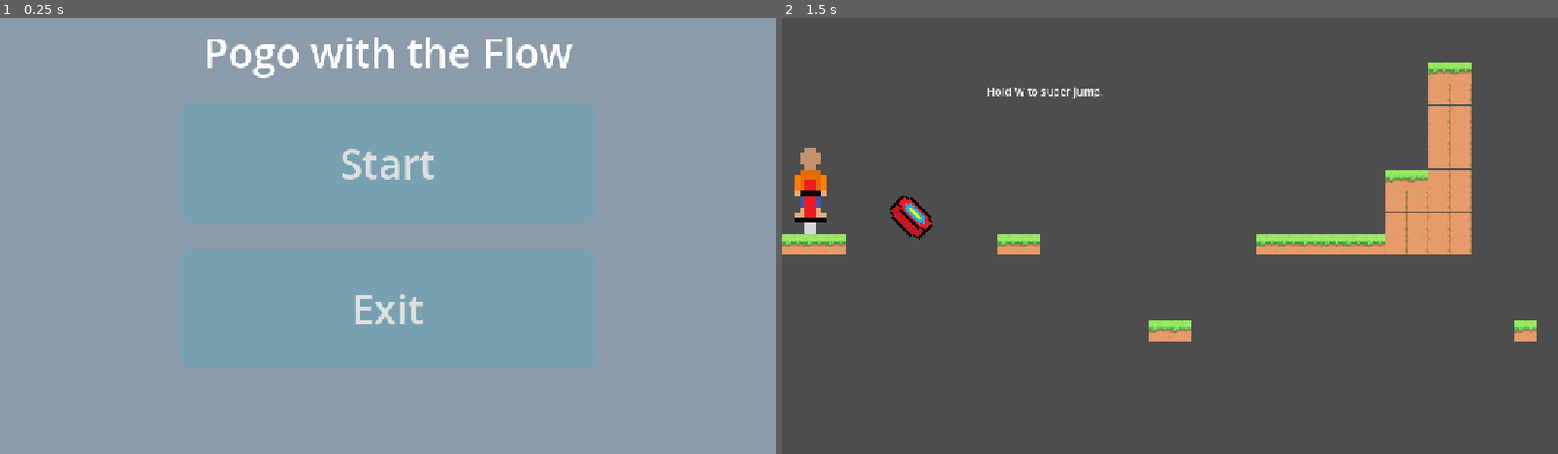
Above: before the commit, frames 1-2 (left to right).
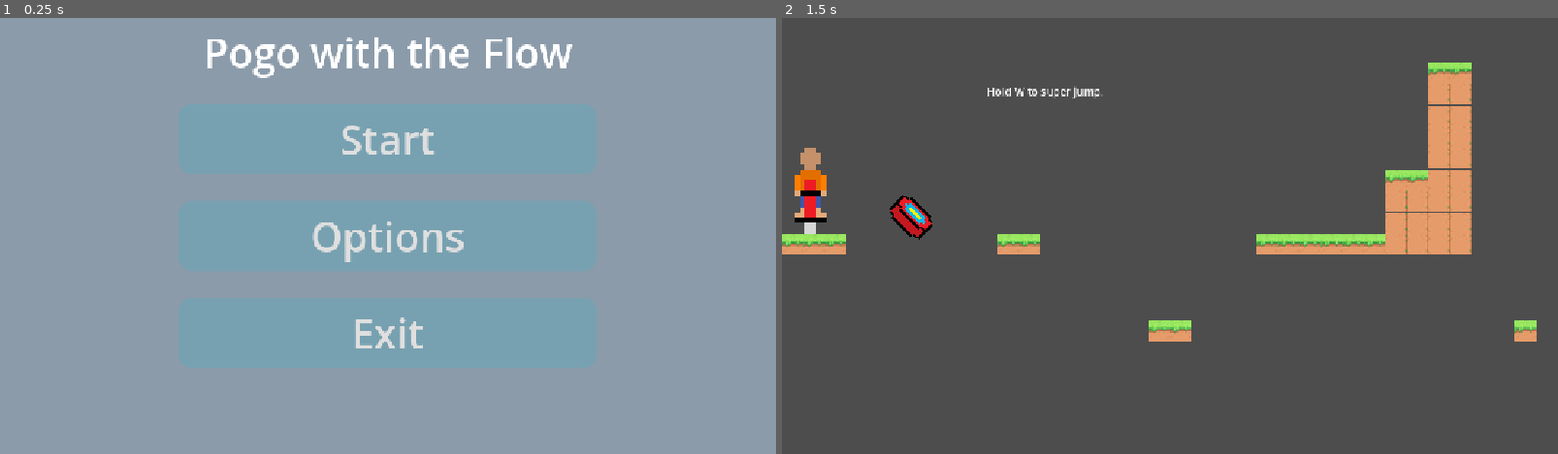
Above: after the commit, the same moments.

Repository: ScarletAkuma/game
Game: Godot game, scene res://Main menu.tscn
The game is run twice, just before and just after one commit, with the same random seed, the same clock (stepped at 60 frames per second) and the same inputs. This scene is started directly instead of the project's main scene.
Inputs (mouse positions are in pixels of both pictures, inside the frame that each line leads up to):
- Up to frame 1 (0.25 s): no input
- Up to frame 2 (1.5 s): click (1170, 236) at 0.5 s, where only the run after the commit has a clickable "Options"; click "Start" at 1.25 s

The runs differ from the first frame. In frame 1, 1.6% of the frame differs, in the area x 40-60%, y 24-76%; in frame 2, nothing differs.

Commit message:
menus

Diff:
--- a/Main menu.tscn
+++ b/Main menu.tscn
@@ -62,6 +62,23 @@
 theme_override_styles/focus = SubResource("StyleBoxFlat_pbtgn")
 text = "Start"
 
+[node name="Options" type="Button" parent="VBoxContainer" unique_id=1958380016]
+layout_mode = 2
+size_flags_vertical = 3
+theme_override_font_sizes/font_size = 60
+theme_override_styles/normal = SubResource("StyleBoxFlat_pbtgn")
+theme_override_styles/normal_mirrored = SubResource("StyleBoxFlat_pbtgn")
+theme_override_styles/pressed = SubResource("StyleBoxFlat_pbtgn")
+theme_override_styles/pressed_mirrored = SubResource("StyleBoxFlat_pbtgn")
+theme_override_styles/hover = SubResource("StyleBoxFlat_pbtgn")
+theme_override_styles/hover_mirrored = SubResource("StyleBoxFlat_pbtgn")
+theme_override_styles/hover_pressed = SubResource("StyleBoxFlat_pbtgn")
+theme_override_styles/hover_pressed_mirrored = SubResource("StyleBoxFlat_pbtgn")
+theme_override_styles/disabled = SubResource("StyleBoxFlat_pbtgn")
+theme_override_styles/disabled_mirrored = SubResource("StyleBoxFlat_pbtgn")
+theme_override_styles/focus = SubResource("StyleBoxFlat_pbtgn")
+text = "Options"
+
 [node name="Exit" type="Button" parent="VBoxContainer" unique_id=242721960]
 layout_mode = 2
 size_flags_vertical = 3
@@ -94,4 +111,5 @@
 vertical_alignment = 1
 
 [connection signal="pressed" from="VBoxContainer/Start" to="." method="_on_start_pressed"]
+[connection signal="pressed" from="VBoxContainer/Options" to="." method="_on_options_pressed"]
 [connection signal="pressed" from="VBoxContainer/Exit" to="." method="_on_exit_pressed"]
--- a/main_menu.gd
+++ b/main_menu.gd
@@ -1,9 +1,10 @@
 extends Control
-
 
 func _on_start_pressed() -> void:
 	get_tree().change_scene_to_file("res://main.tscn")
 
+func _on_options_pressed() -> void:
+	get_tree().change_scene_to_file("res://options.tscn")
 
 func _on_exit_pressed() -> void:
 	get_tree().quit()
--- /dev/null
+++ b/pause.gd
@@ -0,0 +1,10 @@
+extends Control
+
+func _on_backtogame_pressed() -> void:
+	get_tree().change_scene_to_file("res://main.tscn")
+
+func _on_options_pressed() -> void:
+	get_tree().change_scene_to_file("res://options.tscn")
+
+func _on_exit_pressed() -> void:
+	get_tree().quit()
--- /dev/null
+++ b/pause.tscn
@@ -0,0 +1,115 @@
+[gd_scene format=3 uid="uid://cd4fo7vhsxast"]
+
+[ext_resource type="Script" uid="uid://b2d78opf77h1t" path="res://pause.gd" id="1_45vjg"]
+
+[sub_resource type="StyleBoxFlat" id="StyleBoxFlat_g3pqo"]
+bg_color = Color(0.54509807, 0.60784316, 0.6666667, 1)
+
+[sub_resource type="StyleBoxFlat" id="StyleBoxFlat_5v8ap"]
+bg_color = Color(0.4679991, 0.6301007, 0.69617444, 1)
+corner_radius_top_left = 20
+corner_radius_top_right = 20
+corner_radius_bottom_right = 20
+corner_radius_bottom_left = 20
+
+[node name="Pause" type="Control" unique_id=1512504315]
+layout_mode = 3
+anchors_preset = 15
+anchor_right = 1.0
+anchor_bottom = 1.0
+grow_horizontal = 2
+grow_vertical = 2
+script = ExtResource("1_45vjg")
+
+[node name="Panel" type="Panel" parent="." unique_id=1036459838]
+layout_mode = 1
+anchors_preset = 15
+anchor_right = 1.0
+anchor_bottom = 1.0
+grow_horizontal = 2
+grow_vertical = 2
+theme_override_styles/panel = SubResource("StyleBoxFlat_g3pqo")
+
+[node name="VBoxContainer" type="VBoxContainer" parent="." unique_id=1675356898]
+layout_mode = 1
+anchors_preset = 8
+anchor_left = 0.5
+anchor_top = 0.5
+anchor_right = 0.5
+anchor_bottom = 0.5
+offset_left = -310.75
+offset_top = -196.0
+offset_right = 310.75
+offset_bottom = 196.0
+grow_horizontal = 2
+grow_vertical = 2
+theme_override_constants/separation = 40
+
+[node name="backtogame" type="Button" parent="VBoxContainer" unique_id=505286063]
+layout_mode = 2
+size_flags_vertical = 3
+theme_override_font_sizes/font_size = 60
+theme_override_styles/normal = SubResource("StyleBoxFlat_5v8ap")
+theme_override_styles/normal_mirrored = SubResource("StyleBoxFlat_5v8ap")
+theme_override_styles/pressed = SubResource("StyleBoxFlat_5v8ap")
+theme_override_styles/pressed_mirrored = SubResource("StyleBoxFlat_5v8ap")
+theme_override_styles/hover = SubResource("StyleBoxFlat_5v8ap")
+theme_override_styles/hover_mirrored = SubResource("StyleBoxFlat_5v8ap")
+theme_override_styles/hover_pressed = SubResource("StyleBoxFlat_5v8ap")
+theme_override_styles/hover_pressed_mirrored = SubResource("StyleBoxFlat_5v8ap")
+theme_override_styles/disabled = SubResource("StyleBoxFlat_5v8ap")
+theme_override_styles/disabled_mirrored = SubResource("StyleBoxFlat_5v8ap")
+theme_override_styles/focus = SubResource("StyleBoxFlat_5v8ap")
+text = "Back to game"
+
+[node name="Options" type="Button" parent="VBoxContainer" unique_id=1777246423]
+layout_mode = 2
+size_flags_vertical = 3
+theme_override_font_sizes/font_size = 60
+theme_override_styles/normal = SubResource("StyleBoxFlat_5v8ap")
+theme_override_styles/normal_mirrored = SubResource("StyleBoxFlat_5v8ap")
+theme_override_styles/pressed = SubResource("StyleBoxFlat_5v8ap")
+theme_override_styles/pressed_mirrored = SubResource("StyleBoxFlat_5v8ap")
+theme_override_styles/hover = SubResource("StyleBoxFlat_5v8ap")
+theme_override_styles/hover_mirrored = SubResource("StyleBoxFlat_5v8ap")
+theme_override_styles/hover_pressed = SubResource("StyleBoxFlat_5v8ap")
+theme_override_styles/hover_pressed_mirrored = SubResource("StyleBoxFlat_5v8ap")
+theme_override_styles/disabled = SubResource("StyleBoxFlat_5v8ap")
+theme_override_styles/disabled_mirrored = SubResource("StyleBoxFlat_5v8ap")
+theme_override_styles/focus = SubResource("StyleBoxFlat_5v8ap")
+text = "Options"
+
+[node name="Exit" type="Button" parent="VBoxContainer" unique_id=1831141971]
+layout_mode = 2
+size_flags_vertical = 3
+theme_override_font_sizes/font_size = 60
+theme_override_styles/normal = SubResource("StyleBoxFlat_5v8ap")
+theme_override_styles/normal_mirrored = SubResource("StyleBoxFlat_5v8ap")
+theme_override_styles/pressed = SubResource("StyleBoxFlat_5v8ap")
+theme_override_styles/pressed_mirrored = SubResource("StyleBoxFlat_5v8ap")
+theme_override_styles/hover = SubResource("StyleBoxFlat_5v8ap")
+theme_override_styles/hover_mirrored = SubResource("StyleBoxFlat_5v8ap")
+theme_override_styles/hover_pressed = SubResource("StyleBoxFlat_5v8ap")
+theme_override_styles/hover_pressed_mirrored = SubResource("StyleBoxFlat_5v8ap")
+theme_override_styles/disabled = SubResource("StyleBoxFlat_5v8ap")
+theme_override_styles/disabled_mirrored = SubResource("StyleBoxFlat_5v8ap")
+theme_override_styles/focus = SubResource("StyleBoxFlat_5v8ap")
+text = "Exit"
+
+[node name="Label" type="Label" parent="." unique_id=1357162381]
+layout_mode = 1
+anchors_preset = 5
+anchor_left = 0.5
+anchor_right = 0.5
+offset_left = -254.0
+offset_right = 254.0
+offset_bottom = 101.0
+grow_horizontal = 2
+theme_override_font_sizes/font_size = 60
+text = "Paused"
+horizontal_alignment = 1
+vertical_alignment = 1
+
+[connection signal="pressed" from="VBoxContainer/backtogame" to="." method="_on_backtogame_pressed"]
+[connection signal="pressed" from="VBoxContainer/Options" to="." method="_on_options_pressed"]
+[connection signal="pressed" from="VBoxContainer/Exit" to="." method="_on_exit_pressed"]
Not shown, added: pause.gd.uid
